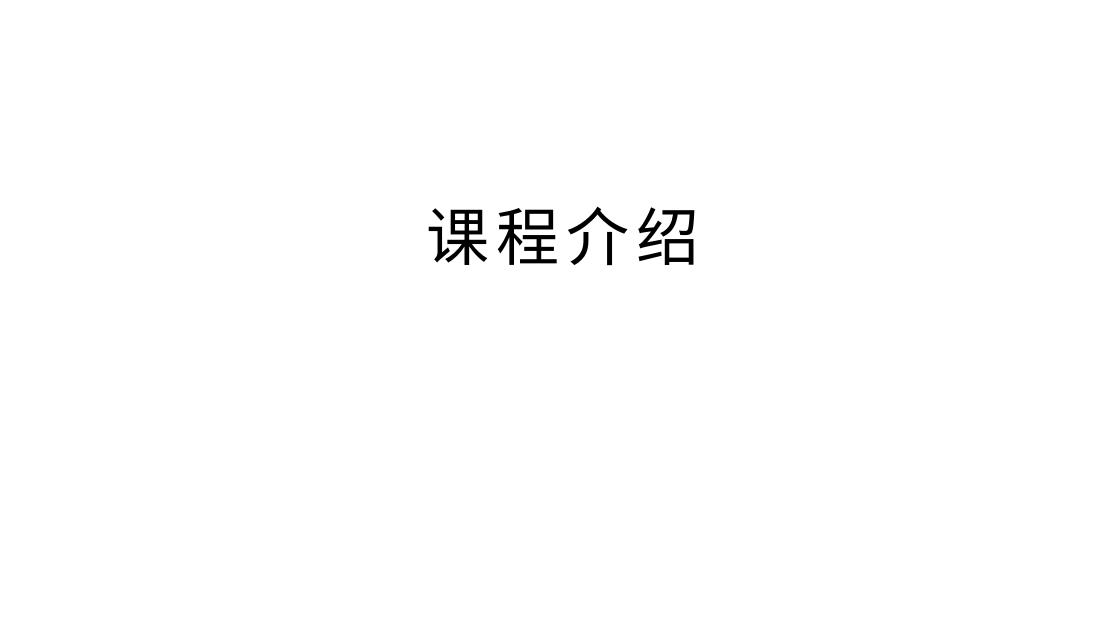
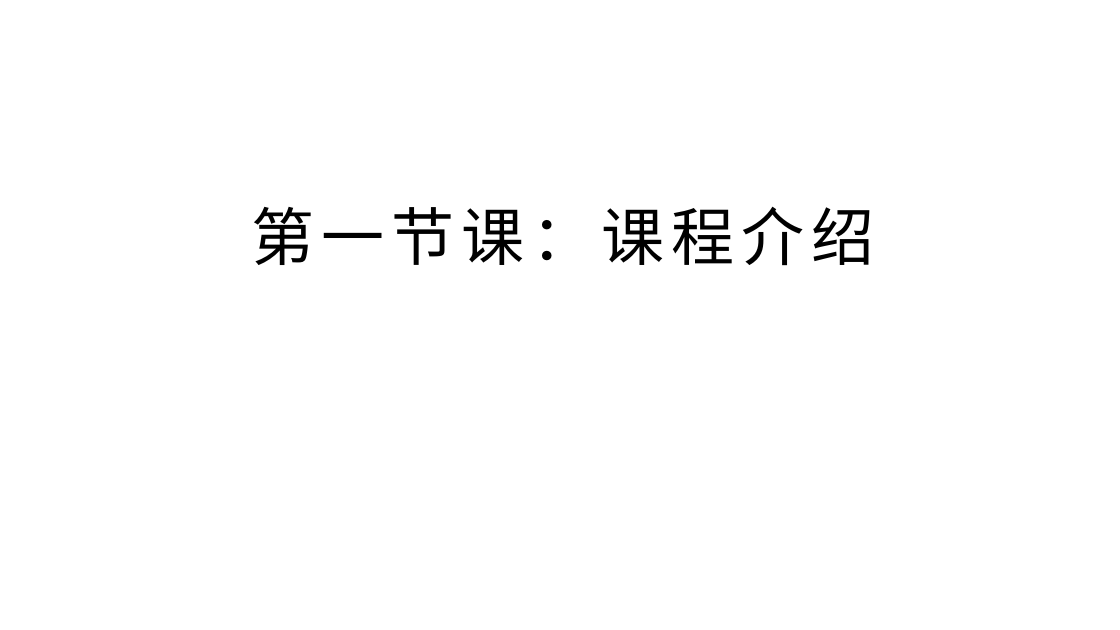
Before and after one commit to Wonder-Technology/SnakeEdu, a slide deck: slide 2 of packages/1_introduce/课程介绍.pptx. Drawn at 1120x630 pixels with LibreOffice and Linux fonts; fonts in the diff are those of the drawing; background and template pictures are left out. Boxes give left, top, right and bottom in pixels: in the first picture for what was removed or moved away, otherwise in the second. Text is boxed around its words. In the diff, an @@ line names an element or a change of style, - is before the commit and + after.

```diff
--- a/packages/1_introduce/课程介绍.pptx
+++ b/packages/1_introduce/课程介绍.pptx
@@ title at box(252, 207, 874, 266): text changed @@
-课程介绍
+第一节课：课程介绍
```
Also in this commit, not shown: 4 other files.
